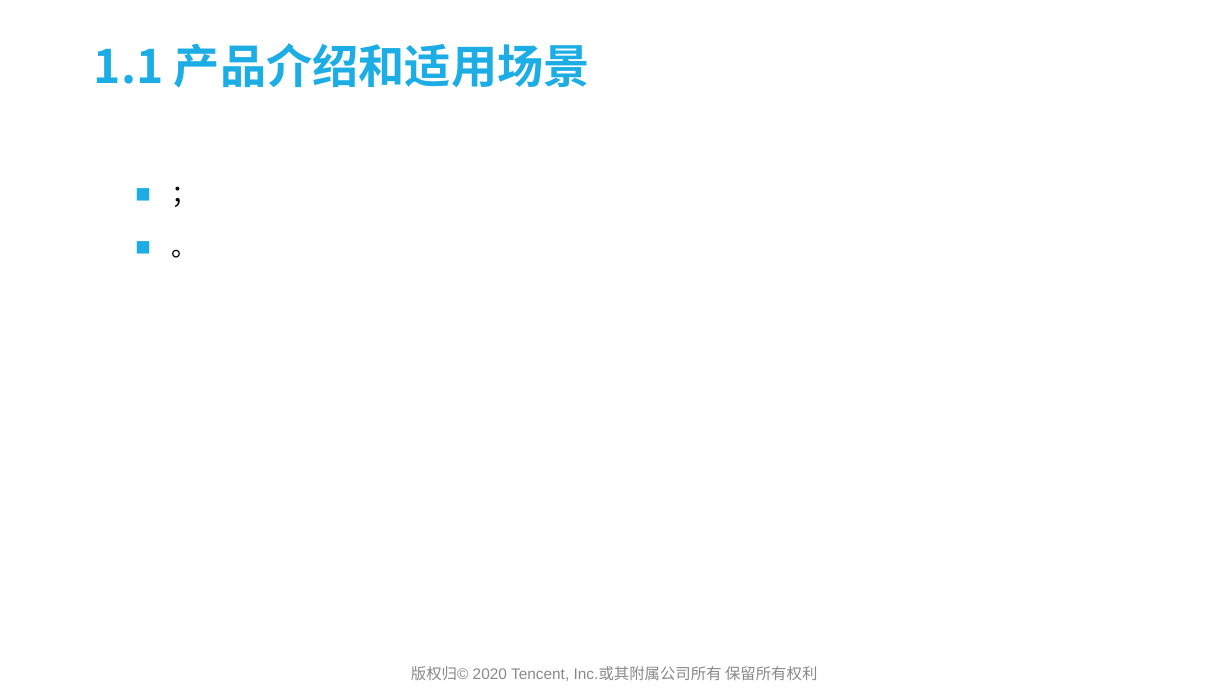
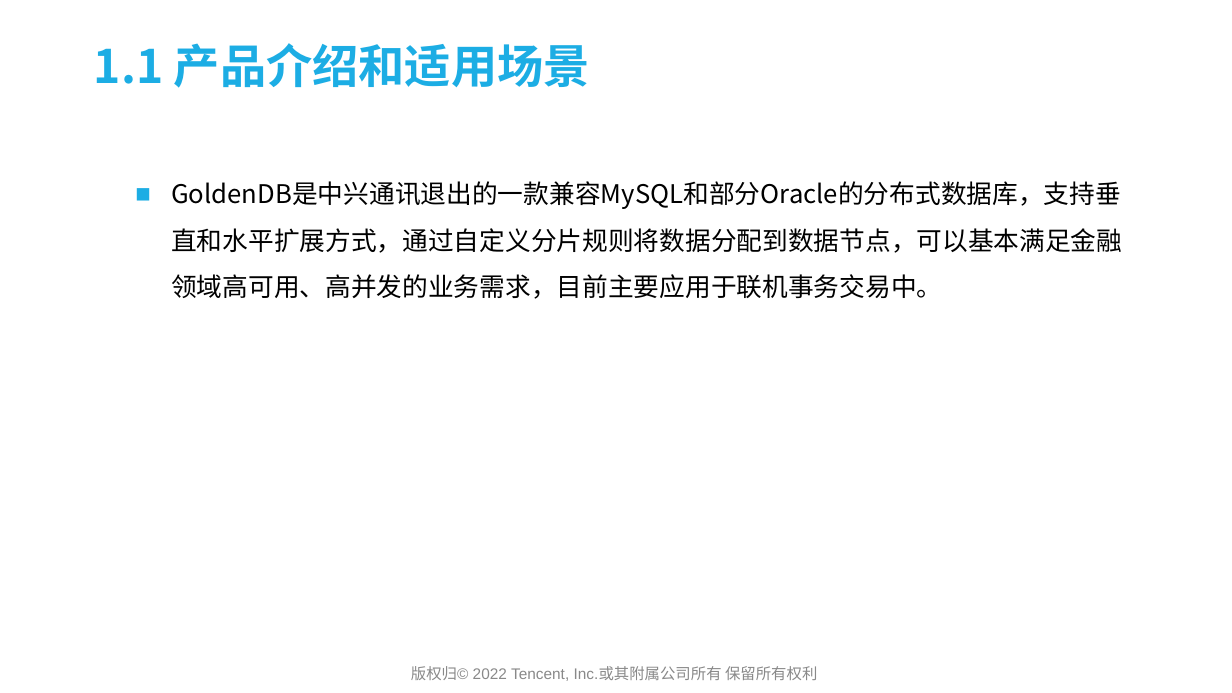
Before and after one commit to yedushusheng/mysql-learning, a slide deck: slide 4 of 28. OLTP/GoldenDB产品简介及架构解析.pptx. Drawn at 1232x693 pixels with LibreOffice and Linux fonts; fonts in the diff are those of the drawing; background and template pictures are left out. Boxes give left, top, right and bottom in pixels: in the first picture for what was removed or moved away, otherwise in the second. Text is boxed around its words. In the diff, an @@ line names an element or a change of style, - is before the commit and + after.

```diff
--- a/28. OLTP/GoldenDB产品简介及架构解析.pptx
+++ b/28. OLTP/GoldenDB产品简介及架构解析.pptx
@@ text at [171, 181, 1122, 299]: text changed @@
-  ■ ；
-  ■ 。
+  ■ GoldenDB是中兴通讯退出的一款兼容MySQL和部分Oracle的分布式数据库，支持垂直和水平扩展方式，通过自定义分片规则将数据分配到数据节点，可以基本满足金融领域高可用、高并发的业务需求，目前主要应用于联机事务交易中。
@@ text at [411, 666, 817, 681]: text changed @@
-版权归© 2020 Tencent, Inc.或其附属公司所有 保留所有权利
+版权归© 2022 Tencent, Inc.或其附属公司所有 保留所有权利
```
Also in this commit, not shown: 48 other slides changed, 3 slides added.
